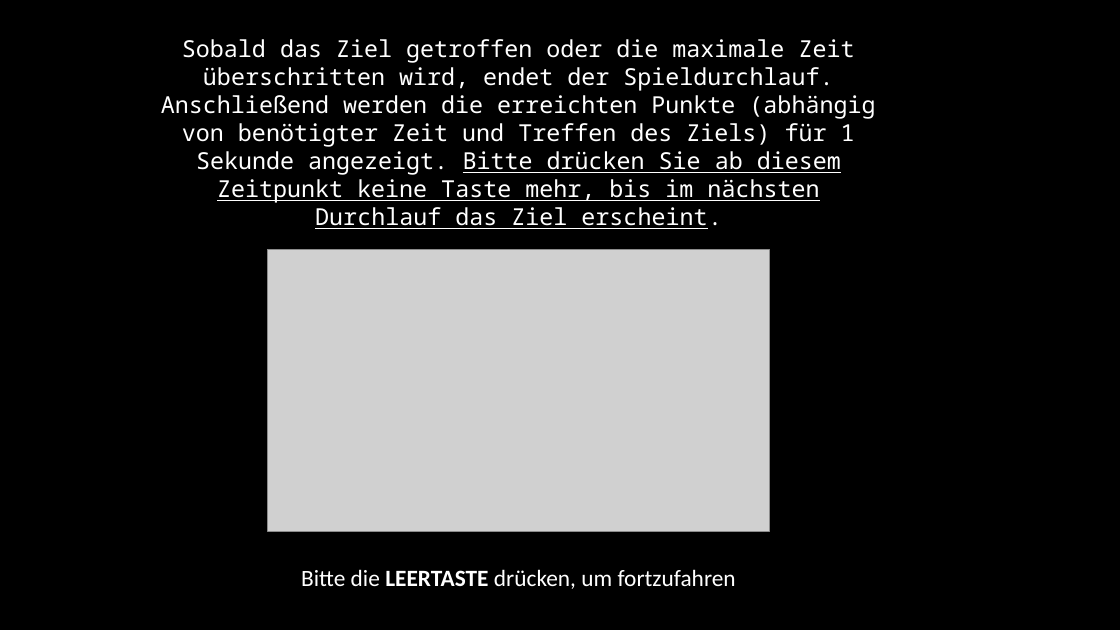
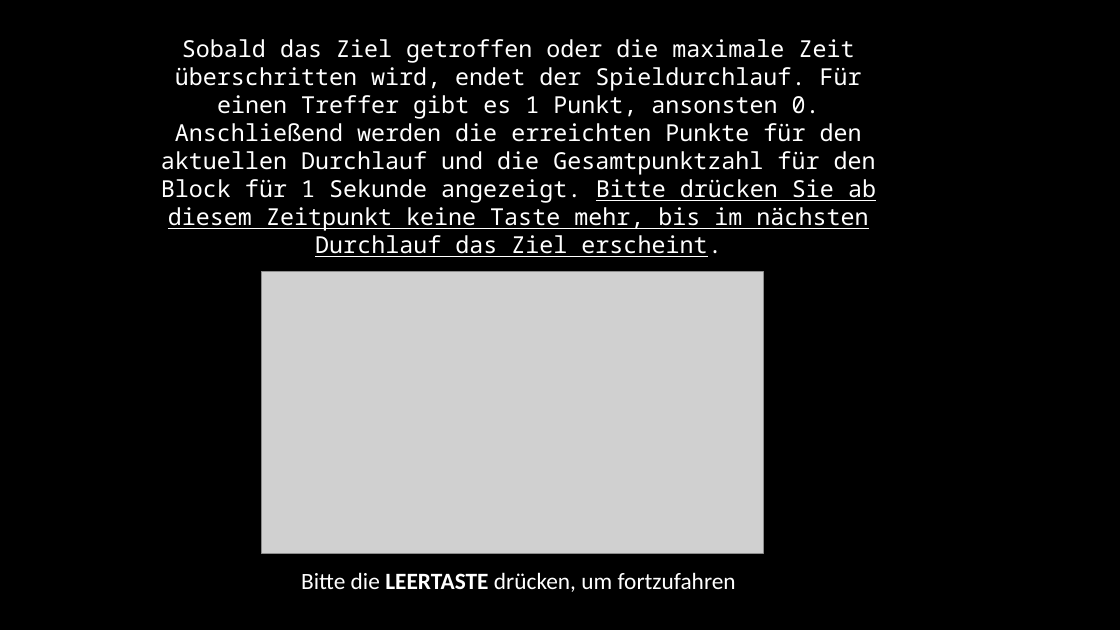
Before and after one commit to sean-mulready/Vizdoom-Scripts, a slide deck: slide 14 of exp_img/instructions.pptx. Drawn at 1120x630 pixels with LibreOffice and Linux fonts; fonts in the diff are those of the drawing; grey boxes stand for pictures. Boxes give left, top, right and bottom in pixels: in the first picture for what was removed or moved away, otherwise in the second. Text is boxed around its words. In the diff, an @@ line names an element or a change of style, - is before the commit and + after.

```diff
--- a/exp_img/instructions.pptx
+++ b/exp_img/instructions.pptx
@@ text at (161, 39, 876, 257): text changed @@
-Sobald das Ziel getroffen oder die maximale Zeit überschritten wird, endet der Spieldurchlauf. Anschließend werden die erreichten Punkte (abhängig von benötigter Zeit und Treffen des Ziels) für 1 Sekunde angezeigt. Bitte drücken Sie ab diesem Zeitpunkt keine Taste mehr, bis im nächsten Durchlauf das Ziel erscheint.
+Sobald das Ziel getroffen oder die maximale Zeit überschritten wird, endet der Spieldurchlauf. Für einen Treffer gibt es 1 Punkt, ansonsten 0. Anschließend werden die erreichten Punkte für den aktuellen Durchlauf und die Gesamtpunktzahl für den Block für 1 Sekunde angezeigt. Bitte drücken Sie ab diesem Zeitpunkt keine Taste mehr, bis im nächsten Durchlauf das Ziel erscheint.
@@ picture: place and size @@
-picture at (268, 250, 770, 532)
+picture at (261, 271, 763, 554)
```
Also in this commit, not shown: 2 other slides changed, 3 other files.
